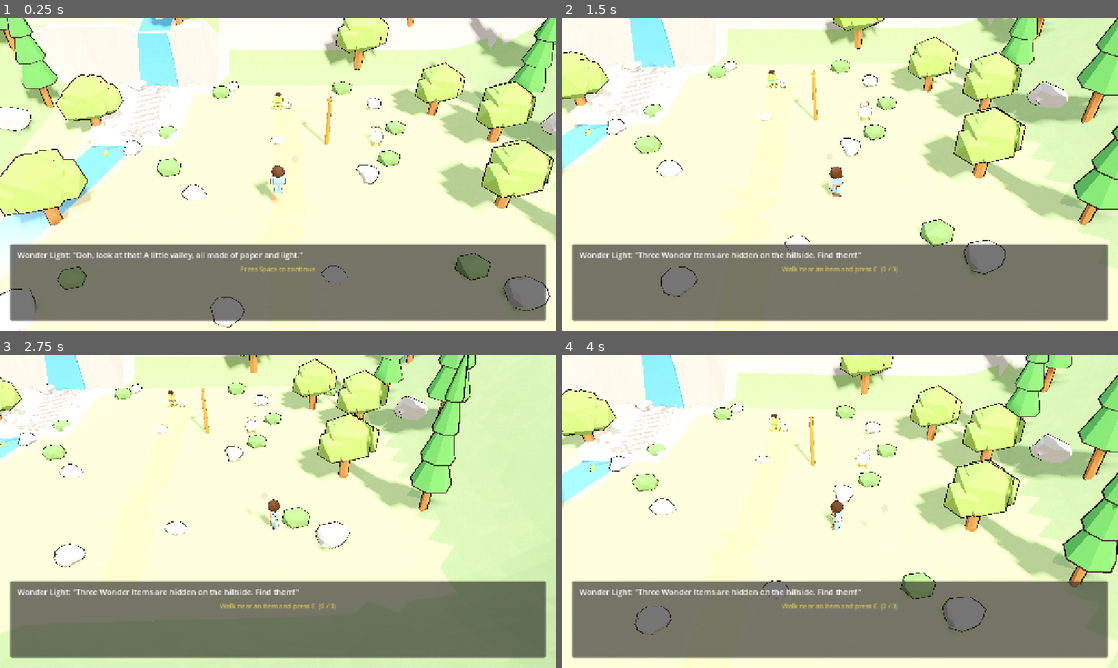
Above: before the commit, frames 1-4 (two rows, left to right).
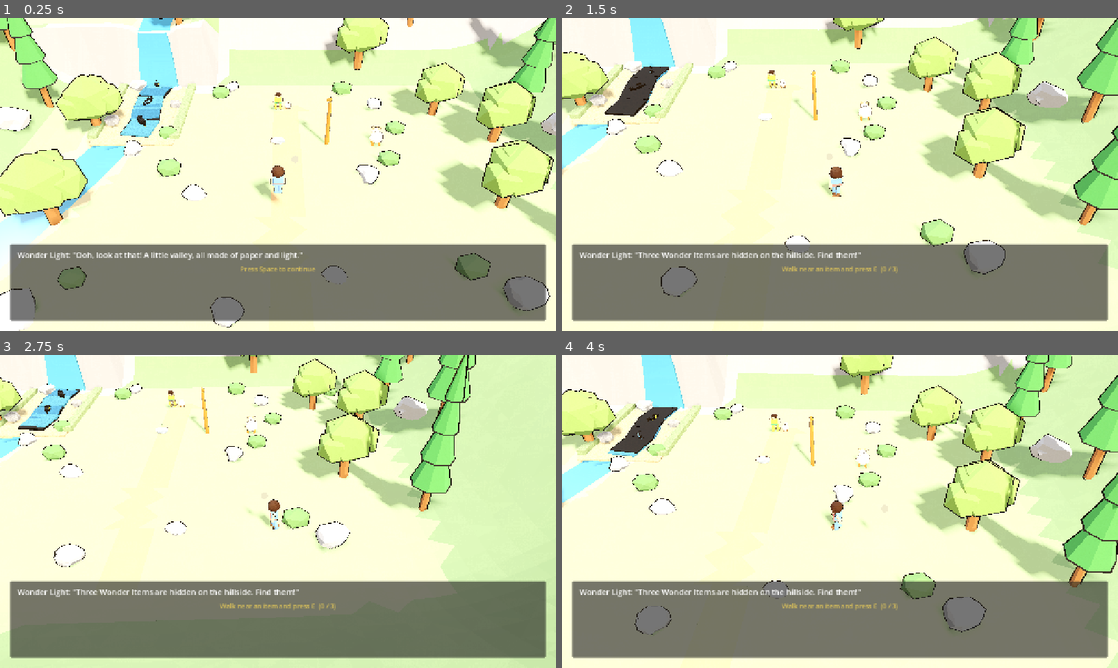
Above: after the commit, the same moments.

Repository: onesLeo/little-light
Game: Godot game, scene res://scenes/main.tscn
The game is run twice, just before and just after one commit, with the same random seed, the same clock (stepped at 60 frames per second) and the same inputs.
Inputs:
- Up to frame 1 (0.25 s): no input
- Up to frame 2 (1.5 s): tap Space (ui_accept) at 0.5, 0.77 s; hold D (move_right) 0.53-1.28 s; hold E (interact) 0.53-1.28 s; hold S (move_back) from 1.28 s (still down); tap Enter at 1.35 s
- Up to frame 3 (2.75 s): tap Space (ui_accept) at 1.52 s; tap E (interact) at 2 s; release S (move_back) at 2.03 s; hold D (move_right) from 2.03 s (still down); hold E (interact) from 2.03 s (still down)
- Up to frame 4 (4 s): release D (move_right) at 2.78 s; release E (interact) at 2.78 s; hold W (move_forward) 2.78-3.53 s; tap Enter at 2.85 s; tap Space (ui_accept) at 3.02, 3.77 s; tap E (interact) at 3.5 s; hold A (move_left) from 3.53 s (still down); hold E (interact) from 3.53 s (still down)

The runs differ from the first frame. In frame 1, 2.6% of the frame differs, in the area x 15-36%, y 0-44%; in frame 2, 2.6%, in the area x 1-24%, y 14-38%; in frame 3, 1.9%; in frame 4, 2.5%.

Commit message:
Fix animated brook: stop clips overwriting each other, add color, hide only replaced water
- play_all_animation_loops: every imported clip carried constant rest-pose
  tracks for all animated nodes; playing 21 clips at once made each one reset
  the nodes the others animate, so nothing moved. Strip constant tracks first.
- bethlehem_stream_fish_alive_v2.glb: materials had only the white grain
  texture, so the brook rendered white. Bake per-material color factors
  (valley palette) and make outline materials single-sided.
- hide_static_valley_water: the script sat on an empty child node so it hid
  nothing; target the valley (parent) and hide only the pieces the brook
  replaces (pool, splash foam, static fish).

Co-Authored-By: Claude Sonnet 5 <noreply@anthropic.com>

Diff:
--- a/scripts/hide_static_valley_water.gd
+++ b/scripts/hide_static_valley_water.gd
@@ -1,14 +1,15 @@
 extends Node3D
-## Hides non-animated valley water / foam / fish meshes when the alive
-## stream pack is present, so we don't double-draw paper water.
+## Hides only the static valley pieces the animated brook replaces (pool,
+## splash foam, static fish). The cliff waterfall and the upstream/downstream
+## river stay so the water still reads as one continuous river.
 
 @export var name_prefixes: PackedStringArray = [
-	"Stream_", "Waterfall_", "Foam_", "Fish_"
+	"Stream_Pool", "Foam_Splash", "Foam_Spray", "Fish_"
 ]
 
 
 func _ready() -> void:
-	call_deferred("_hide_matches", self)
+	call_deferred("_hide_matches", get_parent())
 
 
 func _hide_matches(node: Node) -> void:
--- a/scripts/play_all_animation_loops.gd
+++ b/scripts/play_all_animation_loops.gd
@@ -1,8 +1,10 @@
 extends Node3D
 ## Autoplays every AnimationPlayer clip under this node on loop.
 ## Fans out multi-clip players so stream / foam / fish STEP loops run together.
-## Keeps held STEP keys (no runtime stripping). Import Optimizer should stay off
-## via .import: animation/remove_immutable_tracks=false + animation/fps=12.
+## Import Optimizer stays off (animation/remove_immutable_tracks=false + fps=12),
+## which makes every clip carry a constant rest-pose track for every animated
+## node in the file. Played together, those tracks overwrite the one clip that
+## really moves a node, so constant tracks are stripped before playing.
 
 func _ready() -> void:
 	# Defer one frame so imported GLB children exist.
@@ -31,6 +33,7 @@
 		var anim := player.get_animation(anim_name)
 		if anim:
 			anim.loop_mode = Animation.LOOP_LINEAR
+			_strip_constant_tracks(anim)
 	if names.size() == 1:
 		player.play(names[0])
 		return
@@ -63,3 +66,20 @@
 
 func _safe(text: String) -> String:
 	return text.validate_node_name()
+
+
+func _strip_constant_tracks(anim: Animation) -> void:
+	for i in range(anim.get_track_count() - 1, -1, -1):
+		if _is_constant(anim, i):
+			anim.remove_track(i)
+
+
+func _is_constant(anim: Animation, track: int) -> bool:
+	var count := anim.track_get_key_count(track)
+	if count <= 1:
+		return true
+	var first = anim.track_get_key_value(track, 0)
+	for k in range(1, count):
+		if anim.track_get_key_value(track, k) != first:
+			return false
+	return true
Binary file changed: assets/bethlehem_stream_fish_alive_v2.glb
